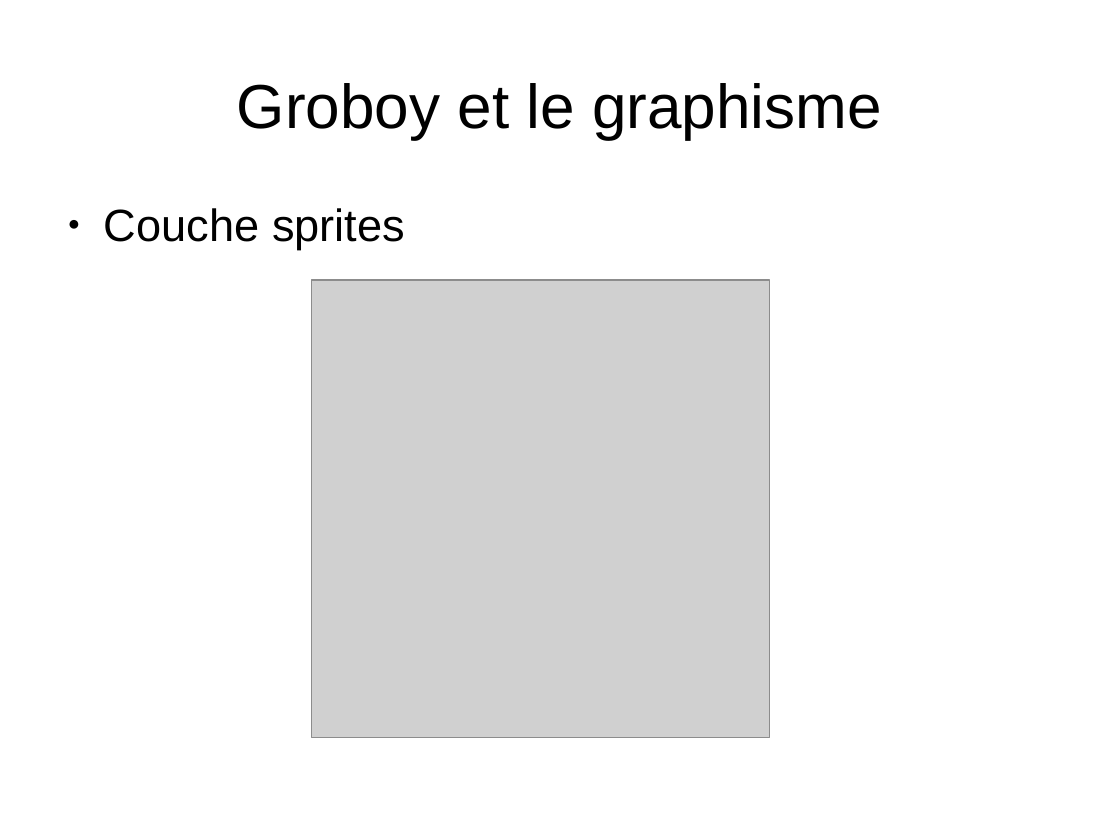
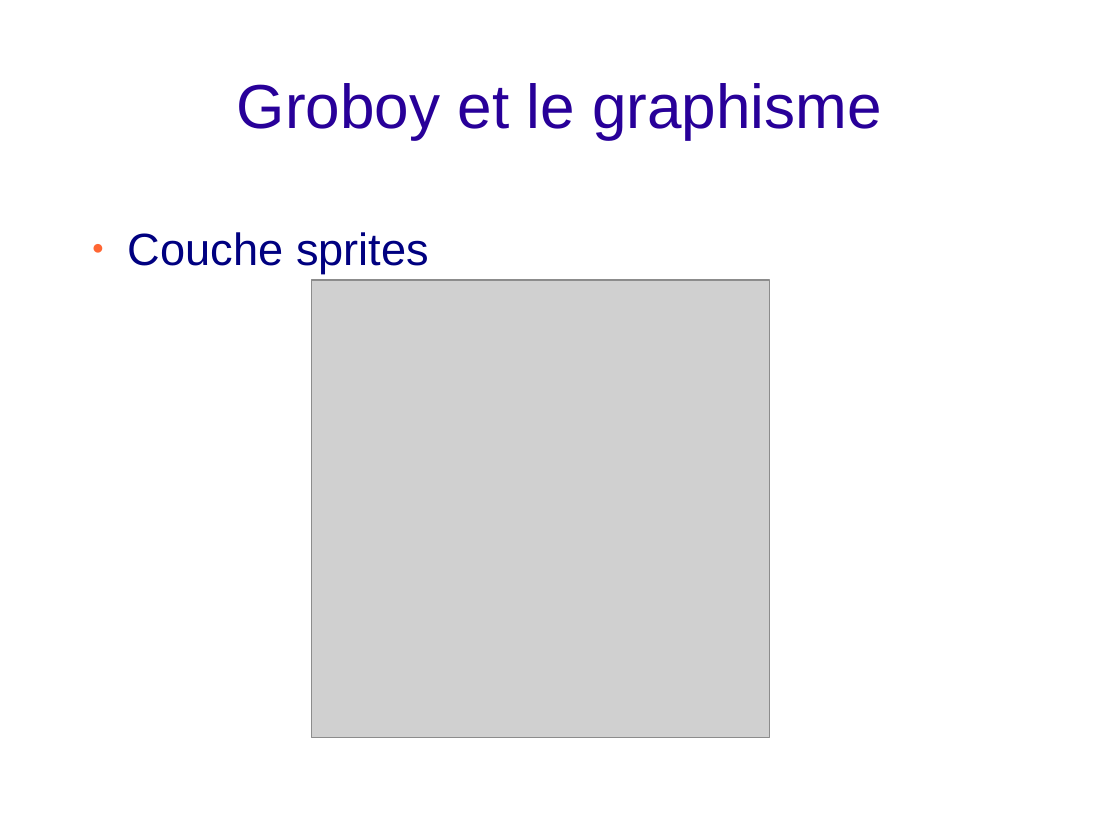
Before and after one commit to joakim-d/GroBoy, a slide deck: slide 22 of documents_TER/soutenance.odp. Drawn at 1120x840 pixels with LibreOffice and Linux fonts; fonts in the diff are those of the drawing; grey boxes stand for pictures; background and template pictures are left out. Boxes give left, top, right and bottom in pixels: in the first picture for what was removed or moved away, otherwise in the second. Text is boxed around its words. In the diff, an @@ line names an element or a change of style, - is before the commit and + after.

```diff
--- a/documents_TER/soutenance.odp
+++ b/documents_TER/soutenance.odp
@@ title "Groboy et le graphisme" at <box>237,83,882,139</box>: text colour #000000 to #280099 @@
@@ text "Couche sprites": place and size @@
-text "Couche sprites" at <box>104,208,405,250</box>
+text "Couche sprites" at <box>128,232,429,273</box>
@@ text "Couche sprites" at <box>128,232,429,273</box>: text colour #000000 to #000080; bullet colour #000000 to #FF6633 @@
```
Also in this commit, not shown: 29 other slides changed, 3 slides added, 3 slides removed.
